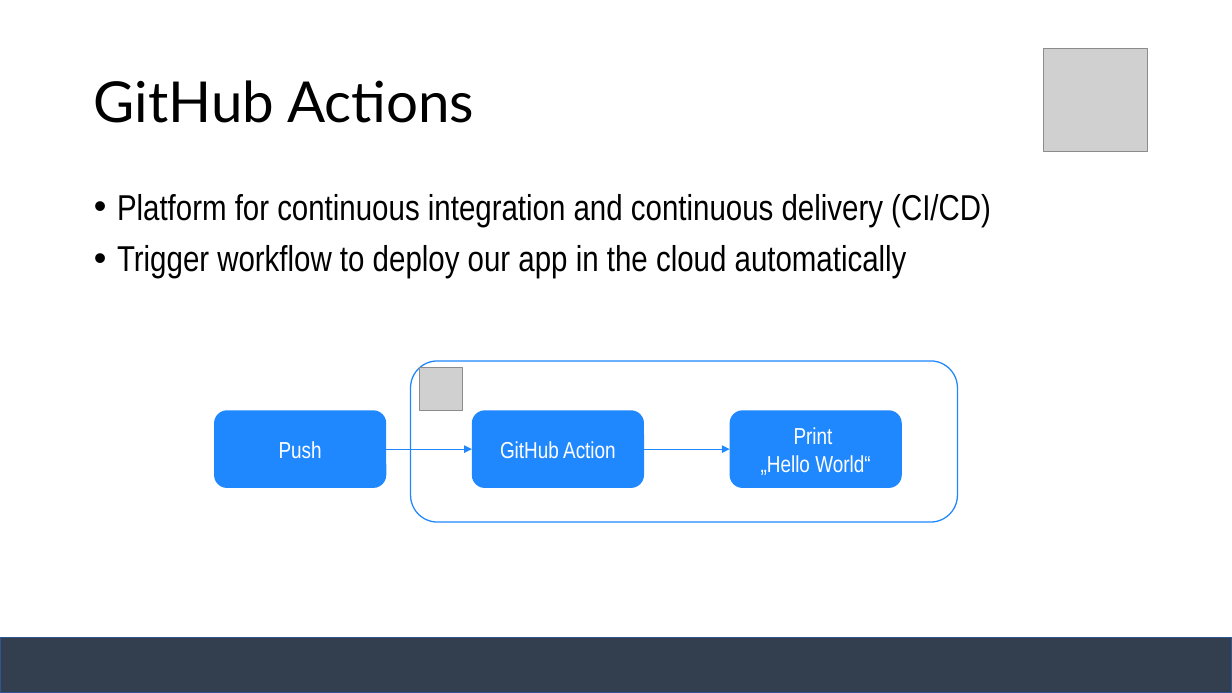
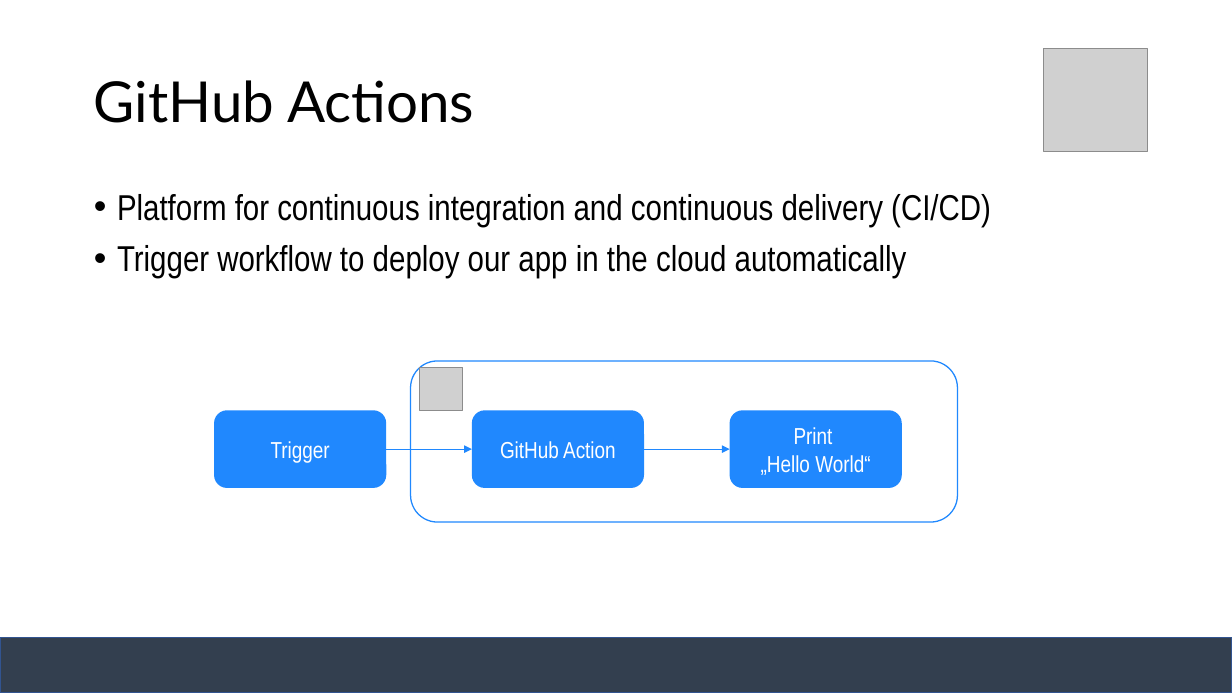
Before and after one commit to janakaras/docker-in-the-cloud, a slide deck: slide 7 of Project Presentation.pptx. Drawn at 1232x693 pixels with LibreOffice and Linux fonts; fonts in the diff are those of the drawing; grey boxes stand for pictures. Boxes give left, top, right and bottom in pixels: in the first picture for what was removed or moved away, otherwise in the second. Text is boxed around its words. In the diff, an @@ line names an element or a change of style, - is before the commit and + after.

```diff
--- a/Project Presentation.pptx
+++ b/Project Presentation.pptx
@@ text in rounded rectangle at bbox=[271, 441, 330, 463]: text changed @@
-Push
+Trigger
```
Also in this commit, not shown: 1 slide added.
